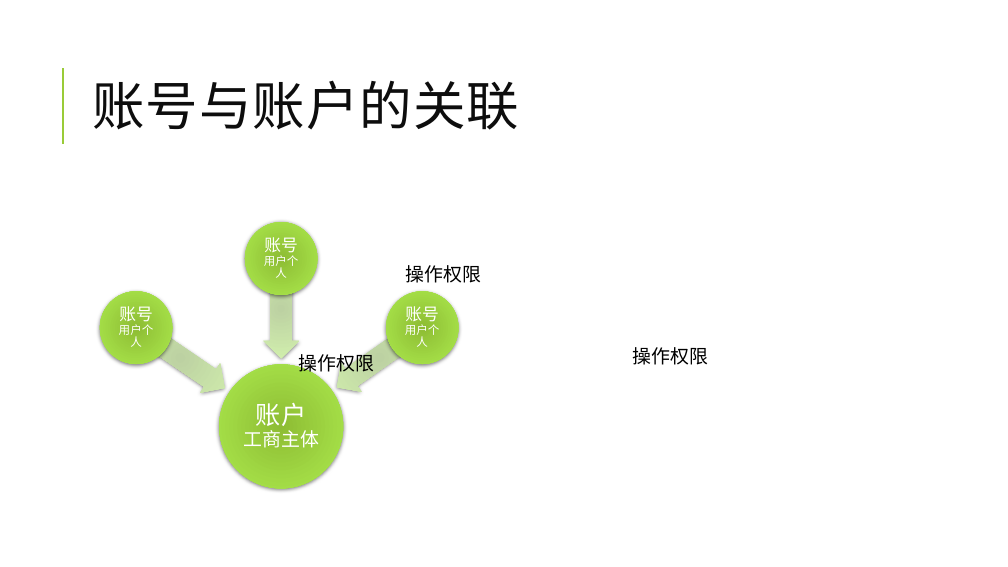
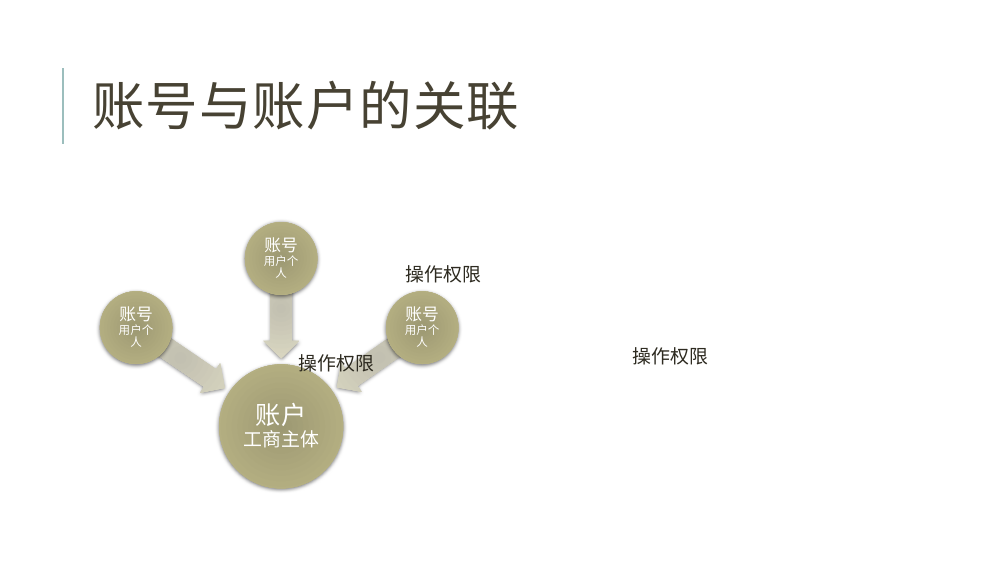
Before and after one commit to jzgi/chainsmart, a slide deck: slide 19 of Docs/品链供销平台.pptx. Drawn at 1008x567 pixels with LibreOffice and Linux fonts; fonts in the diff are those of the drawing. Boxes give left, top, right and bottom in pixels: in the first picture for what was removed or moved away, otherwise in the second. Text is boxed around its words. In the diff, an @@ line names an element or a change of style, - is before the commit and + after.

```diff
--- a/Docs/品链供销平台.pptx
+++ b/Docs/品链供销平台.pptx
@@ title "账号与账户的关联" at box(92, 80, 519, 130): text colour #0D0D0D to #474233 @@
@@ line (63, 144) - (63, 68): stroke #99CB38 1.5 pt to #9CBEBD 1.5 pt @@
@@ fill gradient #8FBD34 to #ACEB4E to gradient #9D9A74 to #BDB888 in 4 elements at box(219, 364, 343, 488), box(100, 291, 172, 364), box(245, 222, 318, 295), box(386, 291, 459, 364) @@
@@ fill gradient #BCD2A3 to #D1F0AE to gradient #C3C1B2 to #DAD8C3 in 3 elements at box(126, 313, 235, 403), box(264, 259, 299, 359), box(327, 314, 433, 403) @@
@@ text colour #000000 to #2E2B21 in 3 elements at box(299, 350, 375, 375), box(406, 265, 482, 283), box(632, 347, 708, 365) @@
```
Also in this commit, not shown: 27 other slides changed, 13 other files.
